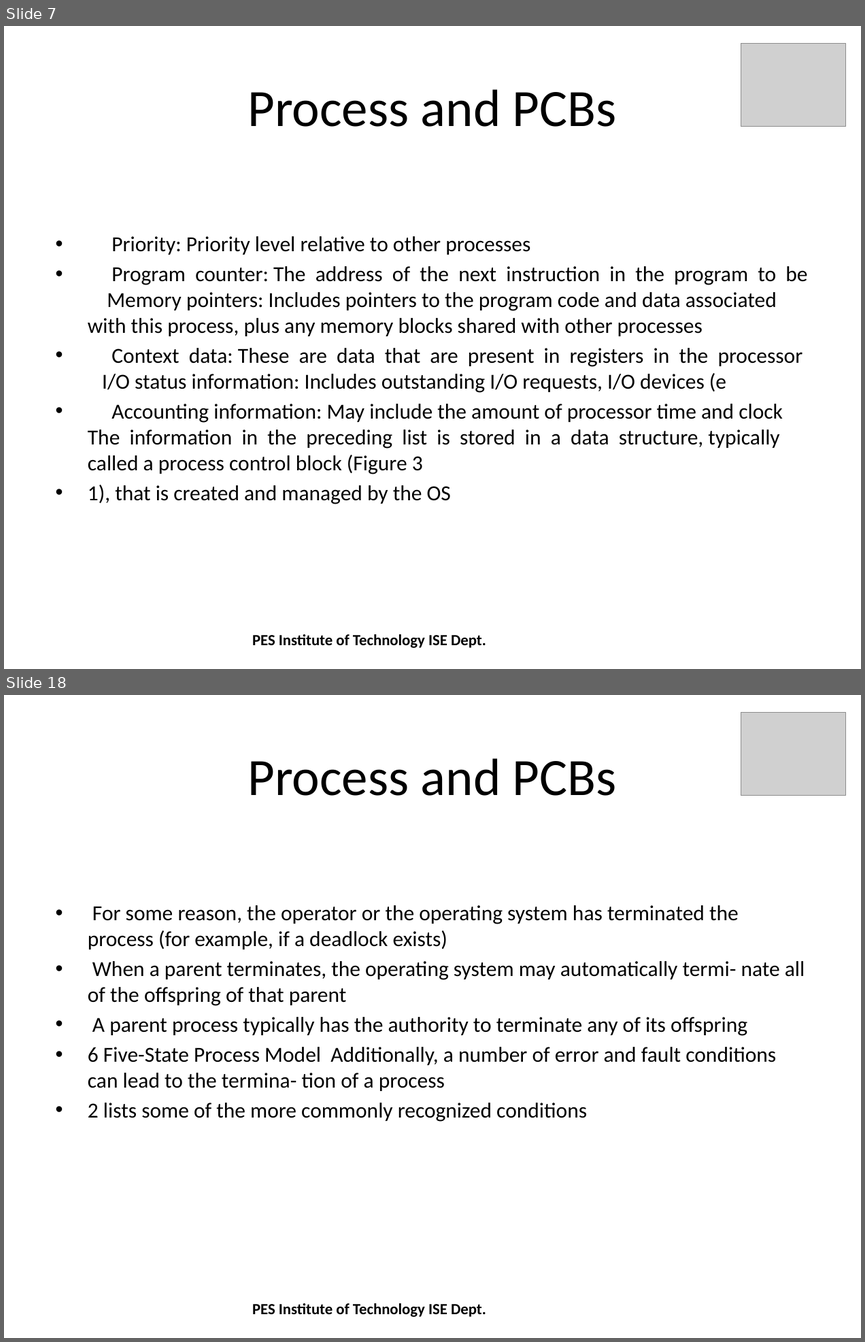
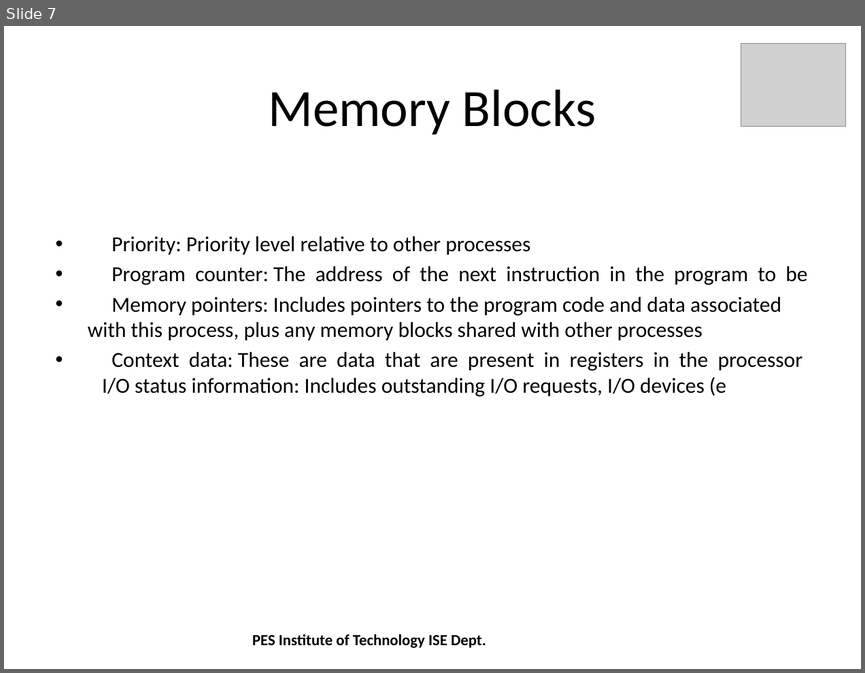
Before and after one commit to shreyasrkarthik/AutomaticSlidesGeneration, a slide deck: prototype/src/process.pptx. Shown one above the other, each under a label of ours: slides 7 and 18 before the commit, slide 7 after it; the slides between them are not shown. The pictures are 865x1342 and 865x673 pixels, drawn with LibreOffice and Linux fonts; fonts in the diff are those of the drawing; grey boxes stand for pictures. Boxes give left, top, right and bottom in pixels: in the first picture for what was removed or moved away, otherwise in the second. Text is boxed around its words. In the diff, an @@ line names an element or a change of style, - is before the commit and + after.

Commit message:
Using Keywords as title for individual slides

```diff
--- a/prototype/src/process.pptx
+++ b/prototype/src/process.pptx
@@ slide 18 removed at box(4, 695, 861, 1338), background #FFFFFF @@
@@ picture removed at box(741, 712, 845, 795) @@
@@ title removed at box(247, 758, 617, 796) @@
-Process and PCBs
@@ text removed at box(88, 905, 805, 1121) @@
-• For some reason, the operator or the operating system has terminated the process (for example, if a deadlock exists)
-• When a parent terminates, the operating system may automatically termi- nate all of the offspring of that parent
-• A parent process typically has the authority to terminate any of its offspring
-• 6 Five-State Process Model Additionally, a number of error and fault conditions can lead to the termina- tion of a process
-• 2 lists some of the more commonly recognized conditions
@@ text removed at box(252, 1303, 486, 1317) @@
-PES Institute of Technology ISE Dept.
@@ slide 7 changed as well @@
@@ title at box(268, 89, 596, 135): text changed @@
-Process and PCBs
+Memory Blocks
@@ text at box(88, 266, 807, 340): text changed @@
-• Program counter: The address of the next instruction in the program to be Memory pointers: Includes pointers to the program code and data associated with this process, plus any memory blocks shared with other processes
+• Program counter: The address of the next instruction in the program to be
+• Memory pointers: Includes pointers to the program code and data associated with this process, plus any memory blocks shared with other processes
@@ text at box(88, 403, 783, 504): paragraphs removed @@
-• Accounting information: May include the amount of processor time and clock The information in the preceding list is stored in a data structure, typically called a process control block (Figure 3
-• 1), that is created and managed by the OS
```
Also in this commit, not shown: 5 other slides changed, 18 other slides removed, 1 other file.
